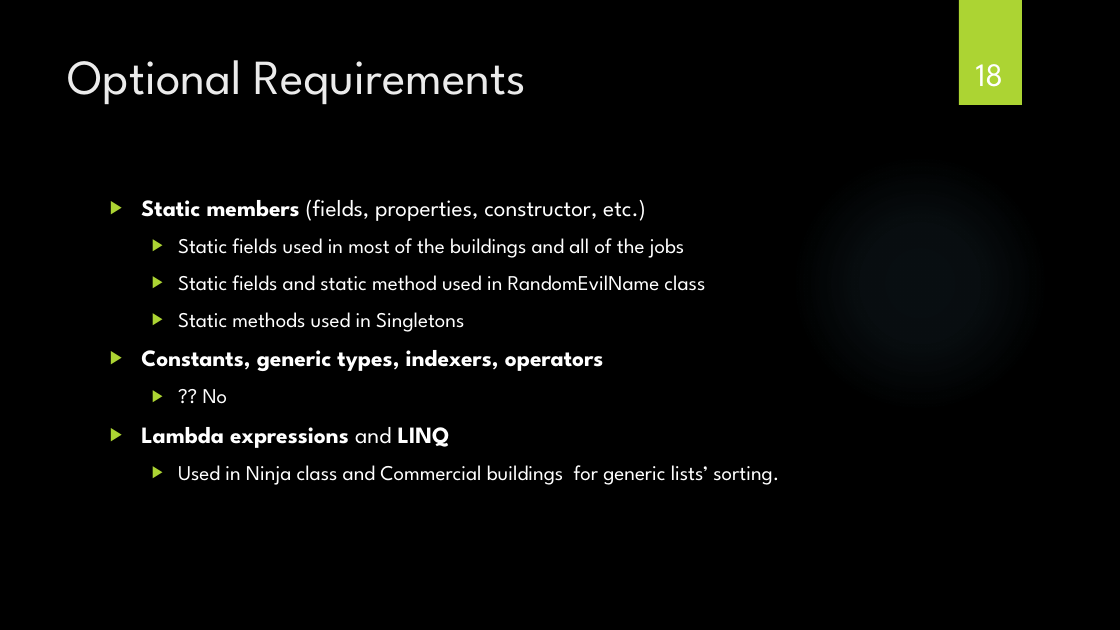
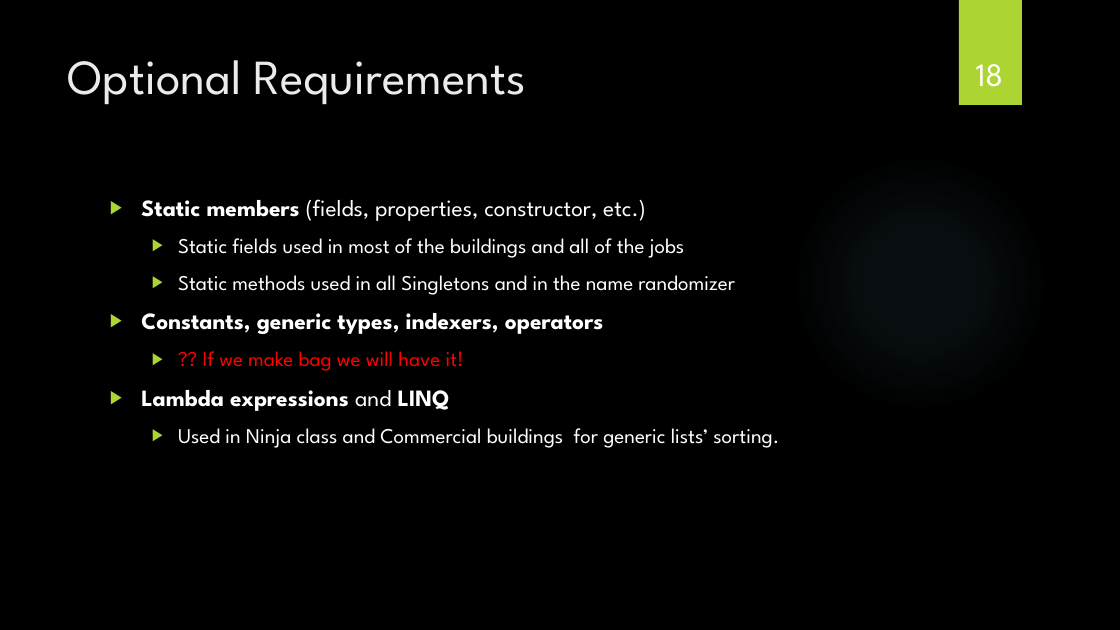
Before and after one commit to JamesJoyceTeam-TheNinjaGame/NinjaRPG, a slide deck: slide 18 of Documentation/Training Ninja.pptx. Drawn at 1120x630 pixels with LibreOffice and Linux fonts; fonts in the diff are those of the drawing; background and template pictures are left out. Boxes give left, top, right and bottom in pixels: in the first picture for what was removed or moved away, otherwise in the second. Text is boxed around its words. In the diff, an @@ line names an element or a change of style, - is before the commit and + after.

```diff
--- a/Documentation/Training Ninja.pptx
+++ b/Documentation/Training Ninja.pptx
@@ text at <box>178,275,735,295</box>: text changed @@
-  ▶ Static fields and static method used in RandomEvilName class
-  ▶ Static methods used in Singletons
+  ▶ Static methods used in all Singletons and in the name randomizer
@@ text at <box>203,351,464,371</box>: text changed; text colour #FFFFFF to #FF0000 @@
-  ▶ ?? No
+  ▶ ?? If we make bag we will have it!
```
Also in this commit, not shown: 6 other slides changed, 1 other file.
